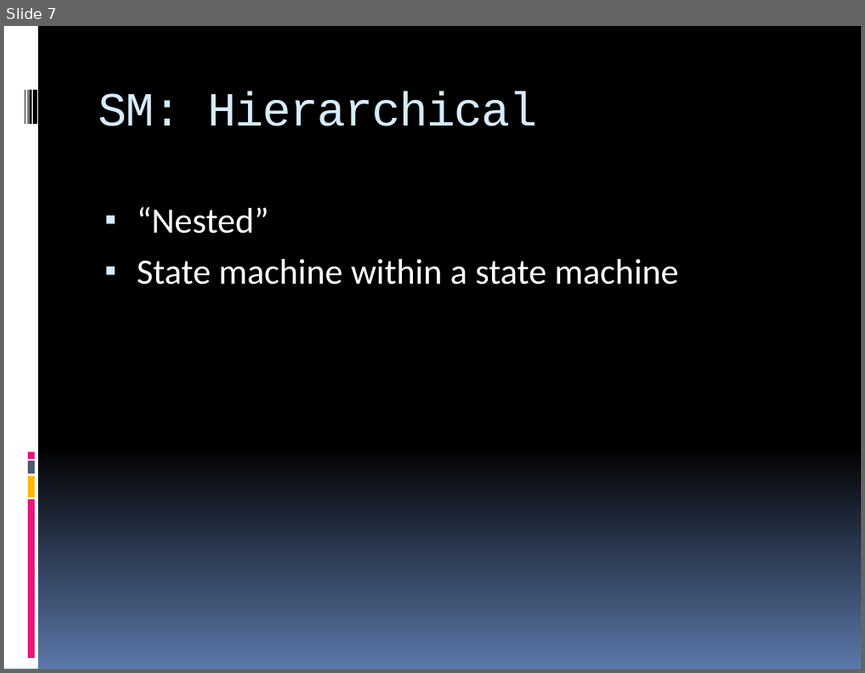
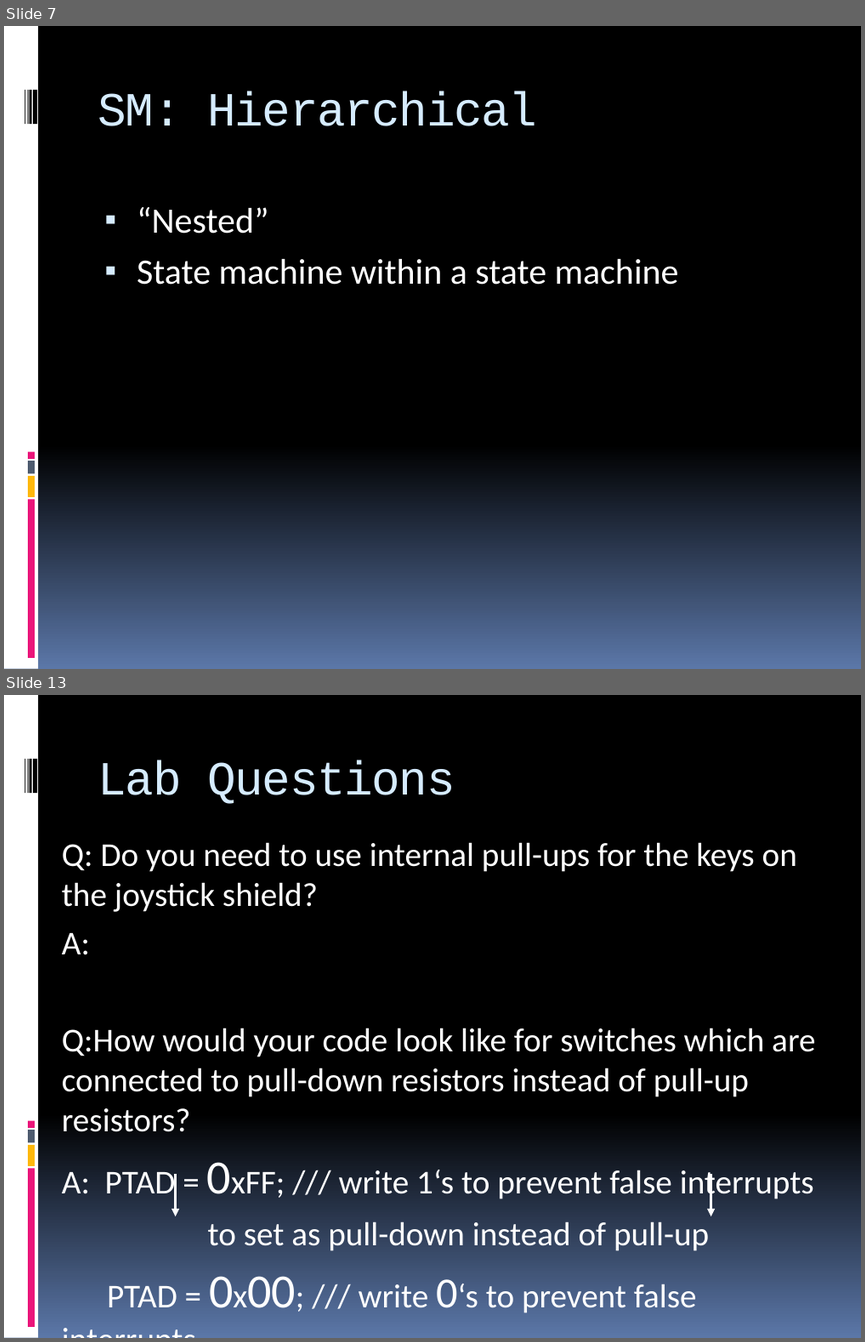
Before and after one commit to Kiefer602/MyTeam, a slide deck: Projects/recap/week5a_recap.pptx. Shown one above the other, each under a label of ours: slide 7 before the commit, slides 7 and 13 after it; the slides between them are not shown. The pictures are 865x673 and 865x1342 pixels, drawn with LibreOffice and Linux fonts; fonts in the diff are those of the drawing. Boxes give left, top, right and bottom in pixels: in the first picture for what was removed or moved away, otherwise in the second. Text is boxed around its words. In the diff, an @@ line names an element or a change of style, - is before the commit and + after.

Commit message:
Added Keys section, need help with Keys lab

```diff
--- a/Projects/recap/week5a_recap.pptx
+++ b/Projects/recap/week5a_recap.pptx
@@ slide 13 added at [4, 695, 861, 1338], background gradient #000000 to #5B77A8; not listed: 9 template elements that a slide beside it also shows @@
@@ title added at [98, 760, 454, 804], 40 pt, text #D6ECFF @@
+Lab Questions
@@ text added at [62, 842, 815, 1313], 28 pt, text #FFFFFF @@
+Q: Do you need to use internal pull-ups for the keys on the joystick shield?
+A:
+Q:How would your code look like for switches which are connected to pull-down resistors instead of pull-up resistors?
+A: PTAD = 0xFF; /// write 1‘s to prevent false interrupts
+to set as pull-down instead of pull-up
+PTAD = 0x00; /// write 0‘s to prevent false interrupts
@@ arrow added from (176, 1173) to (176, 1216), #FFFFFF 2.25 pt @@
@@ arrow added from (711, 1173) to (711, 1216), #FFFFFF 2.25 pt @@
```
Also in this commit, not shown: 6 other slides added, 1 slide removed.
